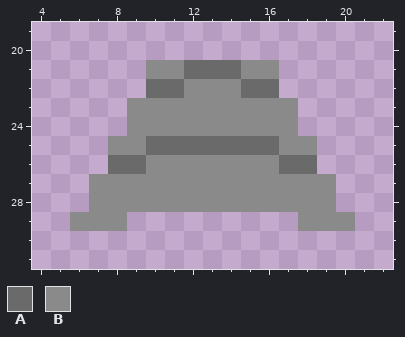
A pixel-art file gets an edit: towers/drill_ship_blaster.aseprite. That is the earlier state.
32x32 pixels, 1 frame. Shown: x 4..22, y 19..31.
Palette (. is transparent): A #6a6a6a  B #8a8a8a
Pixels before, first column x 6:
21 ....BBAAABB....
22 ....AABBBAA....
23 ...BBBBBBBBB...
24 ...BBBBBBBBB...
25 ..BBAAAAAAABB..
26 ..AABBBBBBBAA..
27 .BBBBBBBBBBBBB.
28 .BBBBBBBBBBBBB.
29 BBB.........BBB
The same view after the edit:
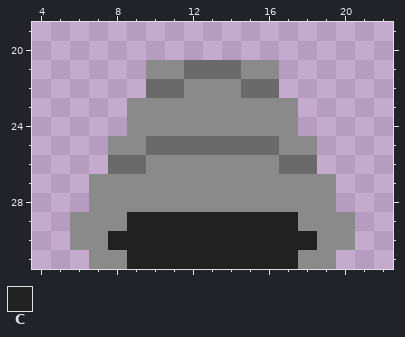
Colours new in this view: C #212121
Log entry: Fix blasters on existing ships
Edits made:
layer "bottom" added
Layer "bottom":
y 29: x 9..17 ......... -> CCCCCCCCC
y 30: x 6..20 ............... -> BBCCCCCCCCCCCBB
y 31: x 7..19 ............. -> BBCCCCCCCCCBB
Where, in picture pixels (left, top, right, bottom), the same in both pictures:
added: (70, 212, 355, 269)
